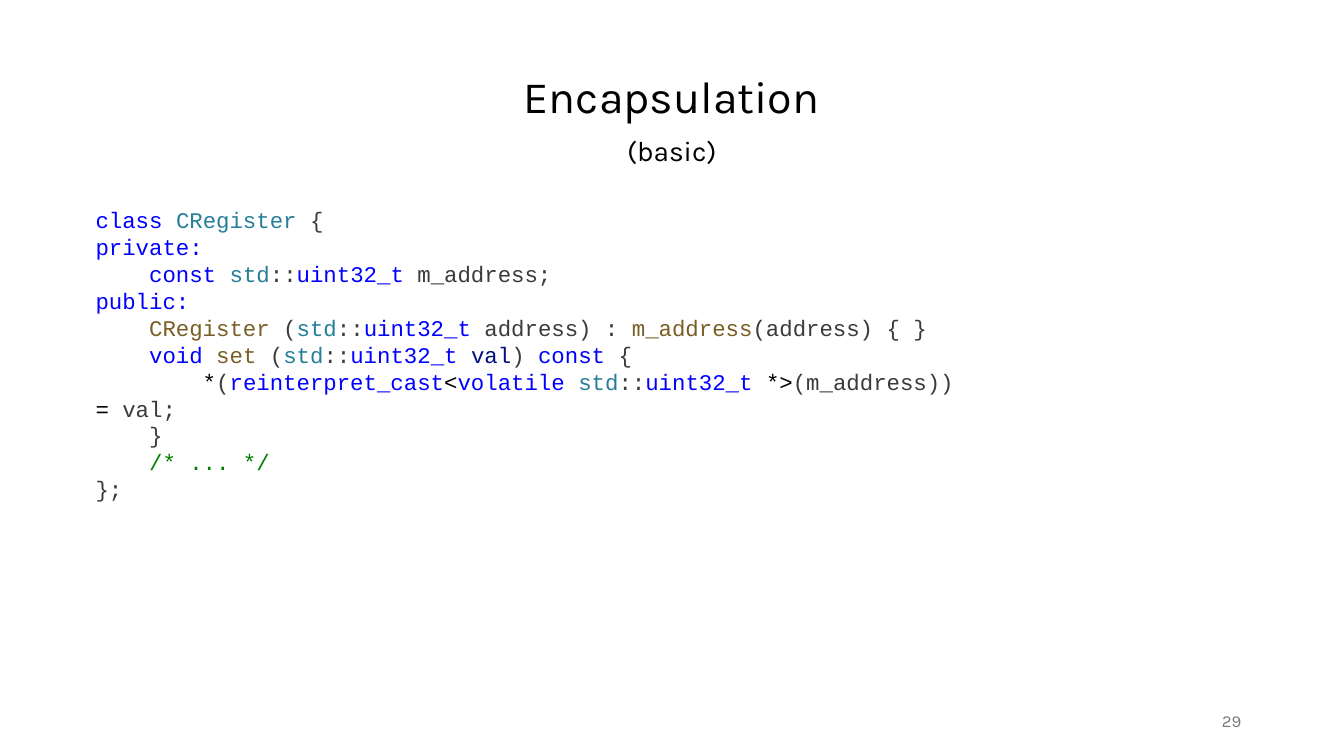
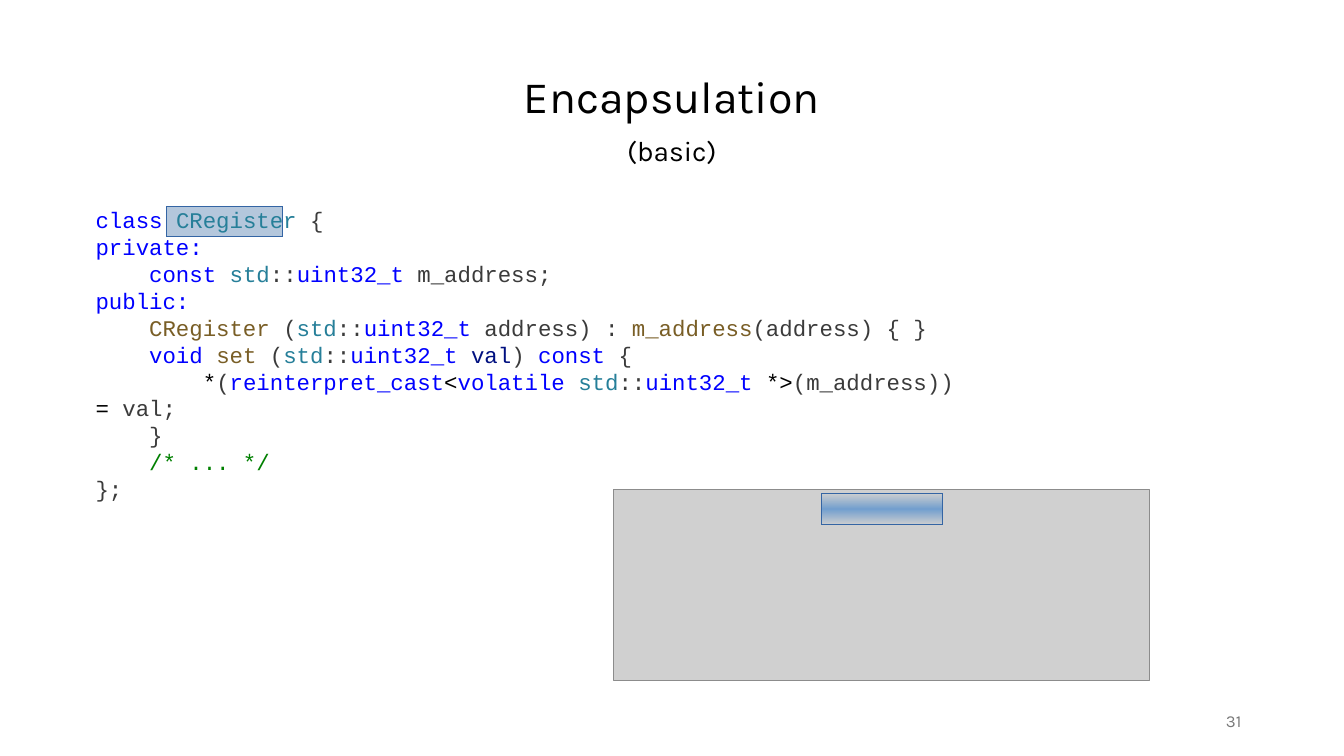
Before and after one commit to janos32783/cppcon_2024_cost_cpp_abstractions, a slide deck: slide 31 of presentation/cppcon.pptx (slide 29 before the commit). Drawn at 1344x756 pixels with LibreOffice and Linux fonts; fonts in the diff are those of the drawing; grey boxes stand for pictures. Boxes give left, top, right and bottom in pixels: in the first picture for what was removed or moved away, otherwise in the second. Text is boxed around its words. In the diff, an @@ line names an element or a change of style, - is before the commit and + after.

```diff
--- a/presentation/cppcon.pptx
+++ b/presentation/cppcon.pptx
@@ rectangle added at [166,207,282,237], fill #B4C7DC, outline #3465A4 0 pt @@
@@ picture added at [614,489,1149,681] @@
@@ rectangle added at [822,494,943,524], fill gradient #729FCF, outline #3465A4 0 pt @@
@@ page number at [1226,716,1241,727]: text changed @@
-29
+31
```
Also in this commit, not shown: 8 other slides changed, 15 slides added, 1 slide removed, 9 other files.
